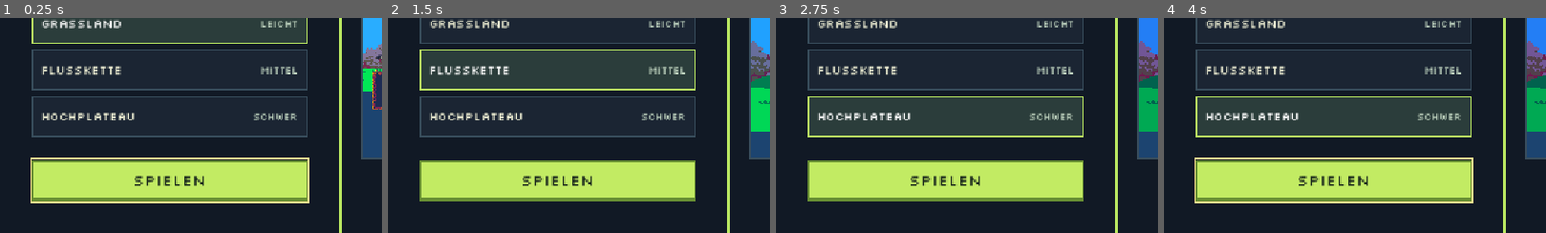
Above: before the commit, frames 1-4 (left to right).
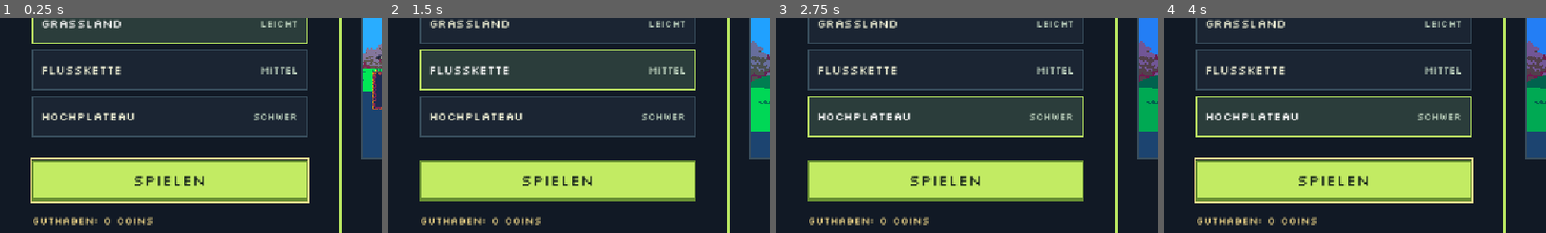
Above: after the commit, the same moments.

Repository: yuvraj-taparia/Bouncy-Bullet
Game: Godot game, scene res://main.tscn
Same seed, same stepped clock (60 frames per second), same inputs: the game is played once before the commit and once after it.
Inputs:
- Up to frame 1 (0.25 s): no input
- Up to frame 2 (1.5 s): click "GrassLand" at 0.5 s; click "Flusskette" at 1.25 s
- Up to frame 3 (2.75 s): click "Hochplateau" at 2 s
- Up to frame 4 (4 s): click "Spielen" at 2.75 s; click "Menü" at 3.5 s
The pictures show only the part of the screen within x 0-50%, y 43-93%; the shares and areas given below are measured in that part.

The runs differ from the first frame. In frame 1, 0.7% of the frame differs, in the area x 8-40%, y 92-97%; in frame 2, 0.7%; in frame 3, 0.7%; in frame 4, 0.7%.

Commit message:
Bank collected coins when reaching the Safezone
Keep the balance across game restarts and display it in the level menu. Credit a completed run once while keeping every level selectable.

Diff:
--- /dev/null
+++ b/game/coin_wallet.gd
@@ -0,0 +1,27 @@
+extends RefCounted
+
+const SAVE_PATH := "user://coins.cfg"
+
+
+static func balance() -> int:
+	var save := ConfigFile.new()
+	var error := save.load(SAVE_PATH)
+	if error == ERR_FILE_NOT_FOUND:
+		return 0
+	if error != OK:
+		return -1
+	var value: Variant = save.get_value("wallet", "coins", 0)
+	return value if value is int and value >= 0 else -1
+
+
+static func deposit(amount: int) -> Error:
+	var current := balance()
+	if current < 0 or amount < 0 or amount > 9223372036854775807 - current:
+		return ERR_INVALID_DATA
+	var save := ConfigFile.new()
+	save.set_value("wallet", "coins", current + amount)
+	var temp_path := SAVE_PATH + ".tmp"
+	var error := save.save(temp_path)
+	if error != OK:
+		return error
+	return DirAccess.rename_absolute(temp_path, SAVE_PATH)
--- a/game/game.gd
+++ b/game/game.gd
@@ -3,6 +3,8 @@
 ## the Safezone, the run timer and restarting.
 
 signal restart_requested
+
+const COIN_WALLET := preload("res://game/coin_wallet.gd")
 
 @export var level_scene: PackedScene
 
@@ -76,4 +78,9 @@
 		return
 	_won = true
 	player.frozen = true
-	hud.show_win(_time, _shots, _splashes)
+	_finish_run.call_deferred()
+
+
+func _finish_run() -> void:
+	var saved := _coins_collected == 0 or COIN_WALLET.deposit(_coins_collected) == OK
+	hud.show_win(_time, _shots, _splashes, _coins_collected, saved)
--- a/game/hud.gd
+++ b/game/hud.gd
@@ -88,7 +88,8 @@
 	_coin_label.text = "Coins %d/%d" % [collected, total]
 
 
-func show_win(seconds: float, shots: int, splashes: int) -> void:
+func show_win(seconds: float, shots: int, splashes: int, coins: int, saved: bool) -> void:
 	_hint.visible = false
 	_win.visible = true
-	_win.text = "SAFEZONE REACHED!\n\n%.1f seconds   ·   %d shots   ·   %d splashes\n\nPress R to play again" % [seconds, shots, splashes]
+	var reward := "+%d Coins" % coins if saved else "Coin-Guthaben konnte nicht gespeichert werden"
+	_win.text = "SAFEZONE REACHED!\n\n%.1f seconds   ·   %d shots   ·   %d splashes\n%s\n\nPress R to play again" % [seconds, shots, splashes, reward]
--- a/main.tscn
+++ b/main.tscn
@@ -285,6 +285,16 @@
 theme_override_styles/hover = SubResource("StyleBox_play_hover")
 theme_override_styles/pressed = SubResource("StyleBox_play_pressed")
 
+[node name="CoinBalance" type="Label" parent="Menu"]
+unique_name_in_owner = true
+offset_left = 48.0
+offset_top = 572.0
+offset_right = 464.0
+offset_bottom = 600.0
+mouse_filter = 2
+theme_override_colors/font_color = Color(1, 0.89, 0.56, 1)
+theme_override_font_sizes/font_size = 16
+
 [node name="MenuHud" type="CanvasLayer" parent="."]
 layer = 2
 
--- a/ui/game_menu.gd
+++ b/ui/game_menu.gd
@@ -6,6 +6,7 @@
 	preload("res://maps/highlands/highlands.tscn"),
 ]
 const GAME := preload("res://game/game.tscn")
+const COIN_WALLET := preload("res://game/coin_wallet.gd")
 
 @onready var menu: Control = $Menu
 @onready var level_buttons: ButtonGroup = %Grassland.button_group
@@ -13,6 +14,7 @@
 @onready var back_button: Button = %Back
 @onready var preview_viewport: SubViewport = %Viewport
 @onready var preview_camera: Camera2D = %Viewport/Camera2D
+@onready var coin_balance: Label = %CoinBalance
 var active_game: Node2D
 var preview_level: Node2D
 
@@ -20,6 +22,7 @@
 func _ready() -> void:
 	level_buttons.pressed.connect(_show_preview)
 	_show_preview(level_buttons.get_pressed_button())
+	_update_coin_balance()
 	play_button.grab_focus()
 
 
@@ -57,6 +60,7 @@
 func _return_to_menu() -> void:
 	_remove_game()
 	back_button.hide()
+	_update_coin_balance()
 	menu.show()
 	play_button.grab_focus()
 
@@ -70,3 +74,8 @@
 	remove_child(active_game)
 	active_game.queue_free()
 	active_game = null
+
+
+func _update_coin_balance() -> void:
+	var balance := COIN_WALLET.balance()
+	coin_balance.text = "Guthaben: %d Coins" % balance if balance >= 0 else "Guthaben nicht lesbar"
Not shown, added: game/coin_wallet.gd.uid
